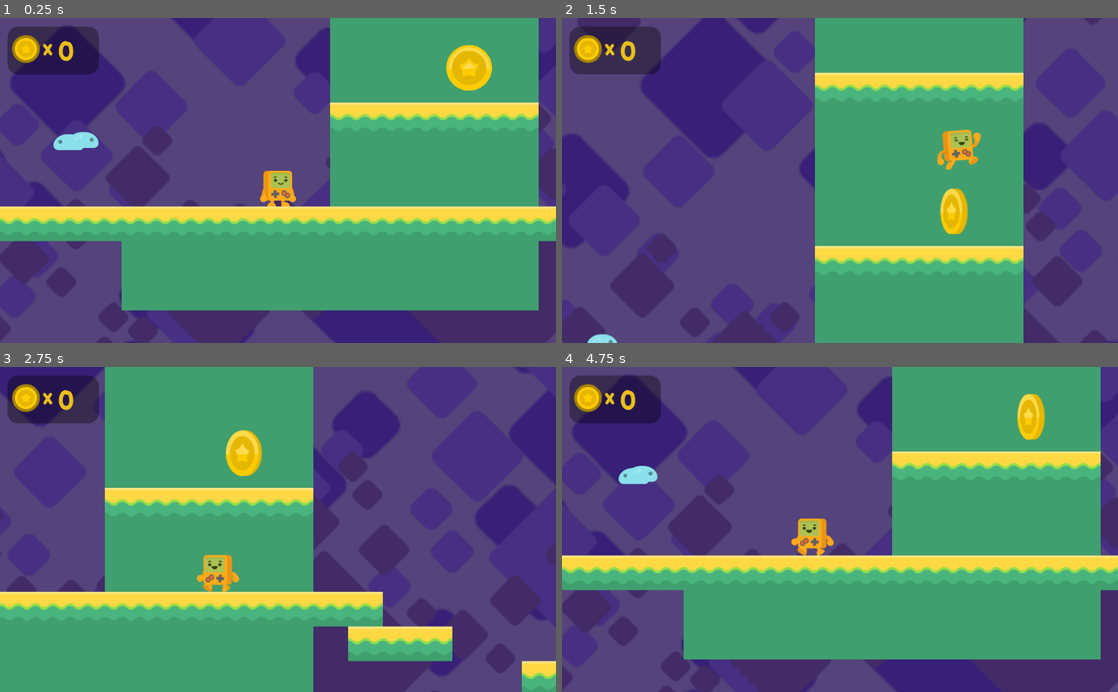
Above: before the commit, frames 1-4 (two rows, left to right).
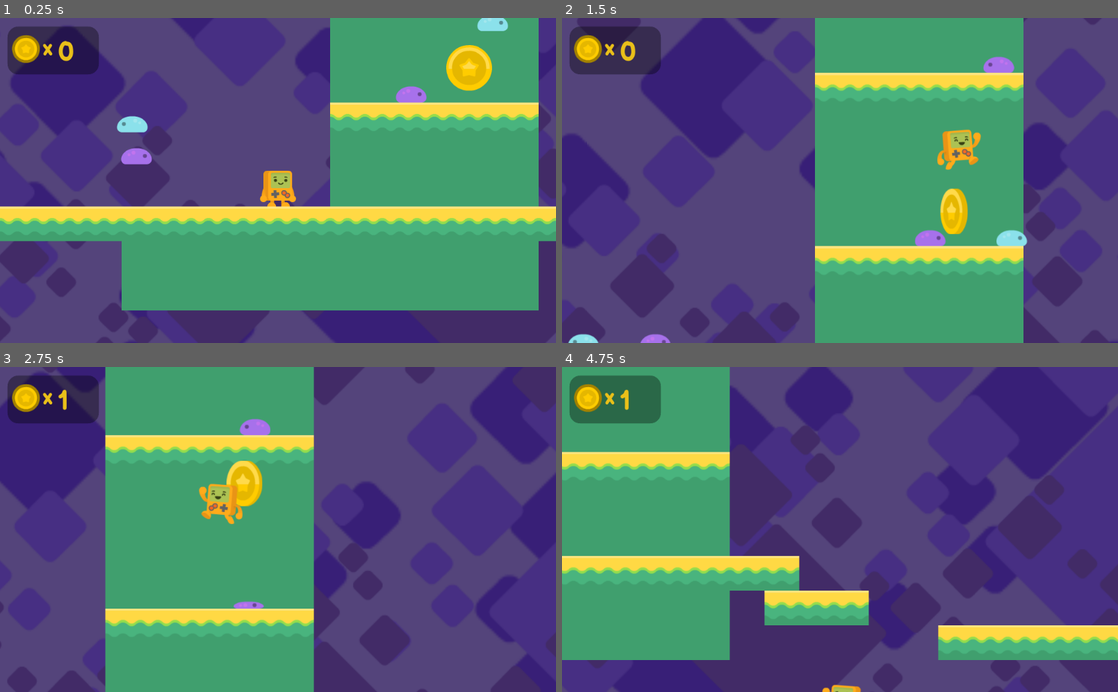
Above: after the commit, the same moments.

Repository: reuben-john/Godot-Platformer-Game
Game: Godot game, scene res://Level1.tscn
The game is run twice, just before and just after one commit, with the same random seed, the same clock (stepped at 60 frames per second) and the same inputs.
Inputs:
- Up to frame 1 (0.25 s): no input
- Up to frame 2 (1.5 s): hold Right (right) from 0.53 s (still down); tap Space (jump) at 0.77 s
- Up to frame 3 (2.75 s): tap Space (jump) at 1.52 s; release Right (right) at 2.03 s; hold Left (left) from 2.03 s (still down)
- Up to frame 4 (4.75 s): release Left (left) at 2.78 s; hold Right (right) 2.78-4.28 s; tap Space (jump) at 3.02, 3.77, 4.52 s; hold Left (left) from 4.28 s (still down)

The runs differ from the first frame. In frame 1, 1.3% of the frame differs, in the area x 9-92%, y 0-46%; in frame 2, 1.0%; in frame 3, 34%; in frame 4, 74%, in the area x 0-100%, y 0-100%.

Commit message:
Enemies now get squished and hurt player

Diff:
--- a/Level1.tscn
+++ b/Level1.tscn
@@ -27,24 +27,6 @@
 collision_mask = 25
 format = 1
 tile_data = PoolIntArray( -589861, 0, 0, -524325, 0, 0, -524324, 0, 0, -458789, 0, 0, -458788, 0, 0, -393253, 0, 0, -39 …(2308 unchanged characters)…
-
-[node name="Steve" parent="." instance=ExtResource( 2 )]
-position = Vector2( 480, 400 )
-collision_mask = 30
-
-[node name="Camera2D" type="Camera2D" parent="Steve"]
-current = true
-limit_left = -2240
-limit_top = -5000
-limit_right = 5806
-limit_bottom = 700
-limit_smoothed = true
-drag_margin_h_enabled = true
-drag_margin_v_enabled = true
-smoothing_enabled = true
-drag_margin_left = 0.3
-drag_margin_right = 0.3
-editor_draw_limits = true
 
 [node name="ParallaxBackground" type="ParallaxBackground" parent="."]
 
@@ -113,11 +95,46 @@
 [node name="enemies" type="Node2D" parent="."]
 
 [node name="enemy" parent="enemies" instance=ExtResource( 8 )]
-position = Vector2( 107, 290 )
+position = Vector2( 224, 257 )
 detect_cliffs = false
 
 [node name="enemy2" parent="enemies" instance=ExtResource( 8 )]
-position = Vector2( 109, 286 )
+position = Vector2( 207, 316 )
 direction = 1
 
+[node name="enemy3" parent="enemies" instance=ExtResource( 8 )]
+position = Vector2( 743, -404 )
+direction = 1
+
+[node name="enemy4" parent="enemies" instance=ExtResource( 8 )]
+position = Vector2( 889, -90 )
+direction = 1
+
+[node name="enemy5" parent="enemies" instance=ExtResource( 8 )]
+position = Vector2( 713, 226 )
+direction = 1
+
+[node name="enemy6" parent="enemies" instance=ExtResource( 8 )]
+position = Vector2( 863, 70 )
+direction = 1
+detect_cliffs = false
+
+[node name="Steve" parent="." instance=ExtResource( 2 )]
+position = Vector2( 480, 400 )
+collision_mask = 30
+
+[node name="Camera2D" type="Camera2D" parent="Steve"]
+current = true
+limit_left = -2240
+limit_top = -5000
+limit_right = 5806
+limit_bottom = 700
+limit_smoothed = true
+drag_margin_h_enabled = true
+drag_margin_v_enabled = true
+smoothing_enabled = true
+drag_margin_left = 0.3
+drag_margin_right = 0.3
+editor_draw_limits = true
+
 [connection signal="body_entered" from="Fallzone" to="Steve" method="_on_Fallzone_body_entered"]
--- a/Steve.gd
+++ b/Steve.gd
@@ -32,4 +32,27 @@
 
 
 func _on_Fallzone_body_entered(body):
+	pass
+
+
+func bounce():
+	velocity.y = JUMPFORCE * 0.7
+
+
+func ouch(var enemy_posx):
+	set_modulate(Color(1, 0.3, 0.3, 0.3))
+	velocity.y = JUMPFORCE * 0.5
+
+	if position.x < enemy_posx:
+		velocity.x = -800
+	elif position.x > enemy_posx:
+		velocity.x = 800
+
+	Input.action_release("left")
+	Input.action_release("right")
+
+	$Timer.start()
+
+
+func _on_Timer_timeout():
 	get_tree().change_scene("res://Level1.tscn")
--- a/Steve.tscn
+++ b/Steve.tscn
@@ -21,3 +21,8 @@
 [node name="CollisionShape2D" type="CollisionShape2D" parent="."]
 position = Vector2( -1, 15 )
 shape = SubResource( 1 )
+
+[node name="Timer" type="Timer" parent="."]
+one_shot = true
+
+[connection signal="timeout" from="Timer" to="." method="_on_Timer_timeout"]
--- a/enemy.gd
+++ b/enemy.gd
@@ -1,5 +1,5 @@
 extends KinematicBody2D
-
+var speed = 50
 var velocity = Vector2()
 export var direction = -1
 export var detect_cliffs = true
@@ -9,6 +9,8 @@
 		$AnimatedSprite.flip_h = true
 	$floor_checker.position.x = $CollisionShape2D.shape.get_extents().x * direction
 	$floor_checker.enabled = detect_cliffs
+	if detect_cliffs:
+		set_modulate(Color(1.2,0.5,1))
 
 func _physics_process(delta):
 
@@ -19,6 +21,26 @@
 
 	velocity.y += 20
 
-	velocity.x = 50 * direction
+	velocity.x = speed * direction
 
 	velocity = move_and_slide(velocity, Vector2.UP)
+
+
+func _on_top_checker_body_entered(body):
+	$AnimatedSprite.play("squash")
+	speed = 0
+	set_collision_layer_bit(4, false)
+	set_collision_mask_bit(0, false)
+	$top_checker.set_collision_layer_bit(4, false)
+	$top_checker.set_collision_mask_bit(0, false)
+	$sides_checker.set_collision_layer_bit(4, false)
+	$sides_checker.set_collision_mask_bit(0, false)
+	$Timer.start()
+	body.bounce()
+
+func _on_sides_checker_body_entered(body):
+	print("ouch")
+	body.ouch(position.x)
+
+func _on_Timer_timeout():
+	queue_free()
--- a/enemy.tscn
+++ b/enemy.tscn
@@ -1,10 +1,16 @@
-[gd_scene load_steps=4 format=2]
+[gd_scene load_steps=6 format=2]
 
 [ext_resource path="res://enemy.tres" type="SpriteFrames" id=1]
 [ext_resource path="res://enemy.gd" type="Script" id=2]
 
 [sub_resource type="RectangleShape2D" id=1]
-extents = Vector2( 22.5, 14.5 )
+extents = Vector2( 21.5, 14 )
+
+[sub_resource type="RectangleShape2D" id=2]
+extents = Vector2( 15, 2.5 )
+
+[sub_resource type="RectangleShape2D" id=3]
+extents = Vector2( 28, 10 )
 
 [node name="enemy" type="KinematicBody2D"]
 collision_layer = 16
@@ -19,10 +25,33 @@
 playing = true
 
 [node name="CollisionShape2D" type="CollisionShape2D" parent="."]
-position = Vector2( 0.5, -0.5 )
+position = Vector2( 0.5, 0 )
 shape = SubResource( 1 )
 
 [node name="floor_checker" type="RayCast2D" parent="."]
 enabled = true
 cast_to = Vector2( 0, 20 )
 collision_mask = 2
+
+[node name="top_checker" type="Area2D" parent="."]
+collision_layer = 16
+collision_mask = 33
+
+[node name="CollisionShape2D" type="CollisionShape2D" parent="top_checker"]
+position = Vector2( 0, -17.5 )
+shape = SubResource( 2 )
+
+[node name="sides_checker" type="Area2D" parent="."]
+collision_layer = 0
+collision_mask = 33
+
+[node name="CollisionShape2D" type="CollisionShape2D" parent="sides_checker"]
+shape = SubResource( 3 )
+
+[node name="Timer" type="Timer" parent="."]
+wait_time = 0.611
+one_shot = true
+
+[connection signal="body_entered" from="top_checker" to="." method="_on_top_checker_body_entered"]
+[connection signal="body_entered" from="sides_checker" to="." method="_on_sides_checker_body_entered"]
+[connection signal="timeout" from="Timer" to="." method="_on_Timer_timeout"]
